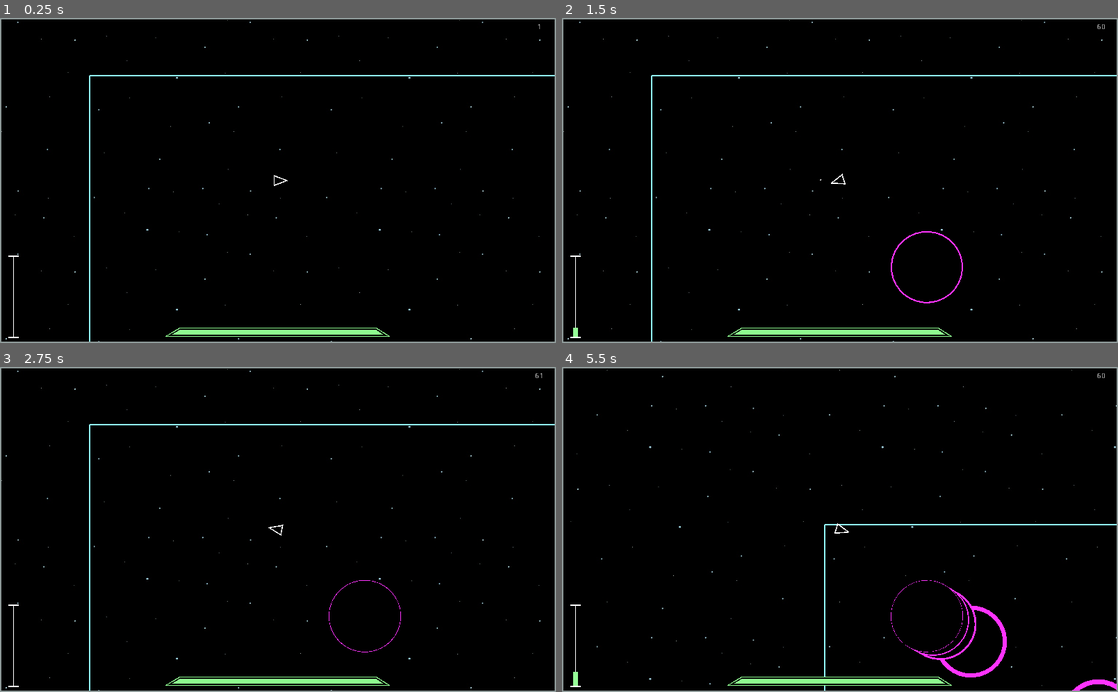
Above: before the commit, frames 1-4 (two rows, left to right).
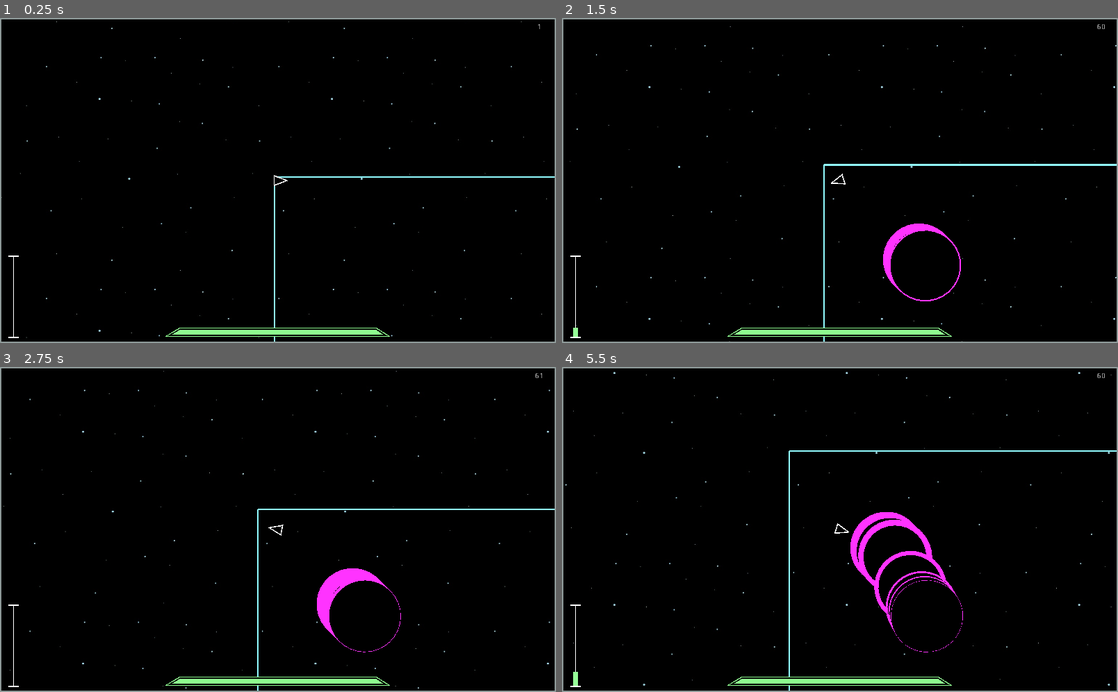
Above: after the commit, the same moments.

Repository: waltr21/New_Co
Game: Godot game, scene res://Scenes/Sample_Scene.tscn
Same seed, same stepped clock (60 frames per second), same inputs: the game is played once before the commit and once after it.
Inputs:
- Up to frame 1 (0.25 s): no input
- Up to frame 2 (1.5 s): hold D (player_right) 0.53-1.28 s; hold P (temp_ast) 0.53-1.28 s; hold A (player_left) from 1.28 s (still down); tap Space (player_fire) at 1.35 s
- Up to frame 3 (2.75 s): tap P (temp_ast) at 1.55 s; release A (player_left) at 2.03 s; hold D (player_right) from 2.03 s (still down); hold P (temp_ast) from 2.03 s (still down)
- Up to frame 4 (5.5 s): release D (player_right) at 2.78 s; release P (temp_ast) at 2.78 s; hold W (player_up) 2.78-3.53 s; tap P (temp_ast) at 2.85, 3.8, 4.35 s; hold Space (player_fire) 3.53-4.28 s; hold A (player_left) from 3.53 s (still down); hold P (temp_ast) from 5.03 s (still down)

The runs differ from the first frame. In frame 1, 1.1% of the frame differs, in the area x 0-100%, y 0-100%; in frame 2, 1.9%; in frame 3, 1.8%; in frame 4, 2.8%.

Commit message:
Pooling for shards and fuel

Diff:
--- a/Models/Asteroid/AsteroidBasic/AsteroidShard.gd
+++ b/Models/Asteroid/AsteroidBasic/AsteroidShard.gd
@@ -2,7 +2,7 @@
 
 var color = Color("#FFF")
 var center = Vector2(0,0)
-var radius = 20
+var radius = 200
 var angleFrom = 0
 var angleTo = PI
 var velocity = Vector2(0,0)
@@ -22,10 +22,11 @@
 		rotateSpeed = rand_range(3,3)
 
 func _process(delta):
-	self.position += velocity * delta * acc
-	self.rotation += rotateSpeed * delta
-	die()
-	update()
+	if(visible):
+		self.position += velocity * delta * acc
+		self.rotation += rotateSpeed * delta
+		die()
+		update()
 
 func setColor(c):
 	color = Color(c)
@@ -34,10 +35,12 @@
 	var tempTime = OS.get_ticks_msec() - stamp
 	visibility = 1 - (tempTime / ttl)
 	if(tempTime > ttl):
-		self.queue_free()
+		self.visible = false
+		Globals.Main_Scene.allShards.push_back(self)
 
 func _draw():
-	draw_circle_arc(center, radius, angleFrom, angleTo, Color(color.r, color.g, color.b, visibility))
+	if(visible):
+		draw_circle_arc(center, radius, angleFrom, angleTo, Color(color.r, color.g, color.b, visibility))
 
 func draw_circle_arc(center, radius, angle_from, angle_to, color):
 	angle_from = (angle_from / (2*PI)) * 360.0
--- a/Models/Asteroid/AsteroidBasic/Asteroid_Basic.gd
+++ b/Models/Asteroid/AsteroidBasic/Asteroid_Basic.gd
@@ -113,14 +113,16 @@
 	randomize()
 	var numShards = int(rand_range(4,10))
 	for i in range(numShards):
-		var tempShard = load("res://Models/Asteroid/AsteroidBasic/AsteroidShard.tscn").instance()
-		tempShard.position = self.position
-		tempShard.radius = self.baseSize * level
-		tempShard.angleFrom = angle
-		angle += 2*PI / (numShards*1.0)
-		tempShard.angleTo = angle
-		tempShard.setColor(astColor)
-		Globals.Main_Scene.add_child(tempShard)
+		if(Globals.Main_Scene.allShards.size() > 0):
+			var tempShard = Globals.Main_Scene.allShards.pop_front()
+			tempShard.position = self.position
+			tempShard.radius = self.baseSize * level
+			tempShard.angleFrom = angle
+			angle += 2*PI / (numShards*1.0)
+			tempShard.angleTo = angle
+			tempShard.setColor(astColor)
+			tempShard.visible = true
+			tempShard.stamp = OS.get_ticks_msec()
 
 func processEnter(obj):
 	if(!dead):
--- a/Models/Asteroid/AsteroidDuplicate/Asteroid_Duplicate_Hive.gd
+++ b/Models/Asteroid/AsteroidDuplicate/Asteroid_Duplicate_Hive.gd
@@ -16,6 +16,7 @@
 	randomize()
 	self.dead = false
 	self.rotation = rand_range(0, 2*PI)
+	self.damage = 20
 	velocity = Vector2(0,0)
 
 # Called every frame. 'delta' is the elapsed time since the previous frame.
--- a/Models/Ship/FuelParticle.gd
+++ b/Models/Ship/FuelParticle.gd
@@ -13,20 +13,23 @@
 var randG = rand_range(0, 225)
 var randR = rand_range(0, 225)
 var randB = rand_range(0, 225)
+var parentShip = null
 
 func _ready():
 	stamp = OS.get_ticks_msec()
 	color = Color(1, randG/255.0, 0, 1)
 
 func _process(delta):
-	color = Color(1, randG/255.0, 0, 1 - (OS.get_ticks_msec() - stamp)/(maxTime*1.6))
-	position += velocity * acc * delta
-	bound()
-	update()
+	if(visible):
+		color = Color(1, randG/255.0, 0, 1 - (OS.get_ticks_msec() - stamp)/(maxTime*1.6))
+		position += velocity * acc * delta
+		bound()
+		update()
 
 func bound():
 	if(OS.get_ticks_msec() - stamp > maxTime):
-		self.queue_free()
+		self.visible = false
+		parentShip.allFuel.push_back(self)
 
 func setVelocity(rot, acc):
 	rot += rand_range(-2.0, 2.0)
--- a/Models/Ship/Ship.gd
+++ b/Models/Ship/Ship.gd
@@ -17,6 +17,7 @@
 var MAX_HEALTH = 100.0
 var health = 100
 var lerpPos = Vector2(0,0)
+var allFuel = []
 
 onready var Main_Scene = get_parent()
 onready var heatBar = get_node("ShipOverlay/ShipHeatBar")
@@ -26,7 +27,15 @@
 # Called when the node enters the scene tree for the first time.
 func _ready():
 	heatBar.setGrowCool(1,1)
-	pass # Replace with function body.
+	initFuelPool()
+
+func initFuelPool():
+	for i in range(100):
+		var particle = load("res://Models/Ship/FuelParticle.tscn").instance()
+		particle.visible = false
+		particle.parentShip = self
+		allFuel.push_front(particle)
+		Globals.Main_Scene.add_child(particle)
 
 func lerpToPos(d):
 	if(lerpPos.x + lerpPos.y != 0):
@@ -82,12 +91,13 @@
 func addFuelParticle():
 	if(OS.get_ticks_msec() - fuelStamp > fuelRate):
 		fuelStamp = OS.get_ticks_msec()
-		var particle = load("res://Models/Ship/FuelParticle.tscn").instance()
-		particle.position = self.position
-		particle.origin = self.position
-		particle.setVelocity(self.rotation, acc)
-		Globals.Main_Scene.add_child(particle)
-
+		if(allFuel.size() > 0):
+			var particle = allFuel.pop_front()
+			particle.position = self.position
+			particle.origin = self.position
+			particle.setVelocity(self.rotation, acc)
+			particle.visible = true
+			particle.stamp = OS.get_ticks_msec()
 
 func shoot():
 	if(OS.get_ticks_msec() - shotStamp > fireRate and !heatBar.overHeat):
--- a/Scenes/Sample_Scene.gd
+++ b/Scenes/Sample_Scene.gd
@@ -5,20 +5,23 @@
 var globalDelta = 0
 var numStars = 0
 var starColor = Color("#b3fff1")
-onready var ship = get_node("Player_1")
+onready var ship = load("res://Models/Ship/Ship.tscn").instance()
 
 # Called when the node enters the scene tree for the first time.
 func _ready():
-	VisualServer.set_default_clear_color(Color(0,0,0))
+	#VisualServer.set_default_clear_color(Color(0,0,0))
 	#populateBackground()
 	Globals.Main_Scene = self
 	Globals.players.push_front(ship)
+	Globals.Main_Scene.add_child(ship)
+	initShards()
 
 func initShards():
 	for i in range(100):
 		var tempShard = load("res://Models/Asteroid/AsteroidBasic/AsteroidShard.tscn").instance()
 		allShards.push_front(tempShard)
-		tempShard.setVisible(false)
+		tempShard.visible = false
+		Globals.Main_Scene.add_child(tempShard)
 
 func populateBackground():
 	for i in range(3000):
--- a/Scenes/Sample_Scene.tscn
+++ b/Scenes/Sample_Scene.tscn
@@ -1,14 +1,10 @@
-[gd_scene load_steps=4 format=2]
+[gd_scene load_steps=3 format=2]
 
 [ext_resource path="res://Scenes/Sample_Scene.gd" type="Script" id=1]
-[ext_resource path="res://Models/Ship/Ship.tscn" type="PackedScene" id=2]
-[ext_resource path="res://Textures/Stars_1.jpg" type="Texture" id=3]
+[ext_resource path="res://Textures/Stars_1.jpg" type="Texture" id=2]
 
 [node name="Node2D" type="Node2D"]
 script = ExtResource( 1 )
-
-[node name="Player_1" parent="." instance=ExtResource( 2 )]
-position = Vector2( 520, 290 )
 
 [node name="TextureRect" type="TextureRect" parent="."]
 show_behind_parent = true
Not shown: 1 places in Scenes/Sample_Scene.tscn that only renumber resources
